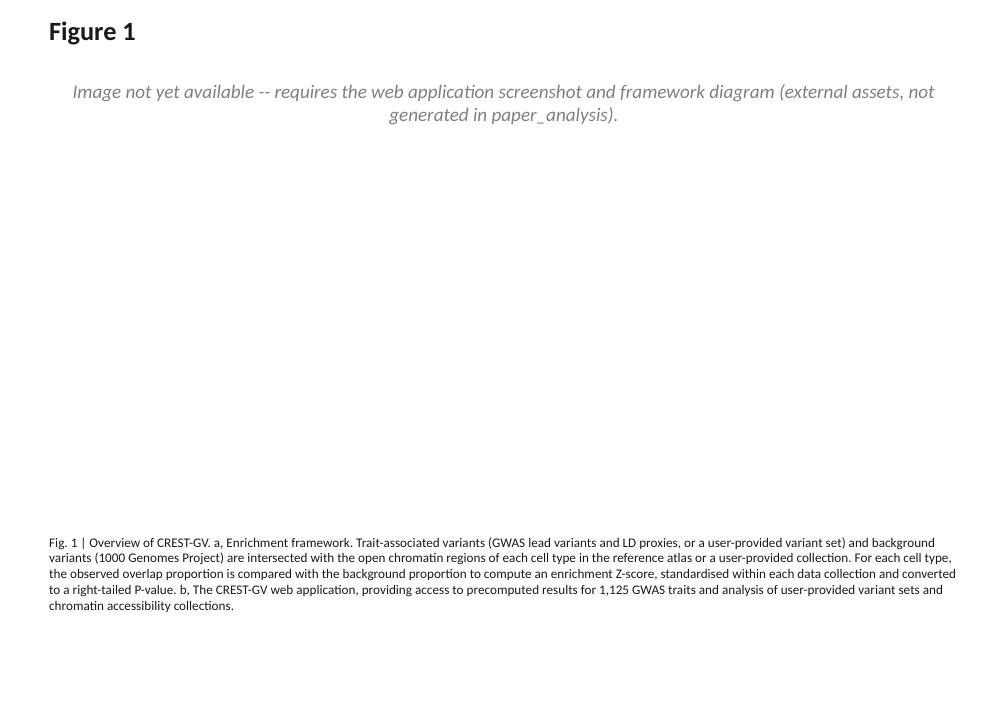
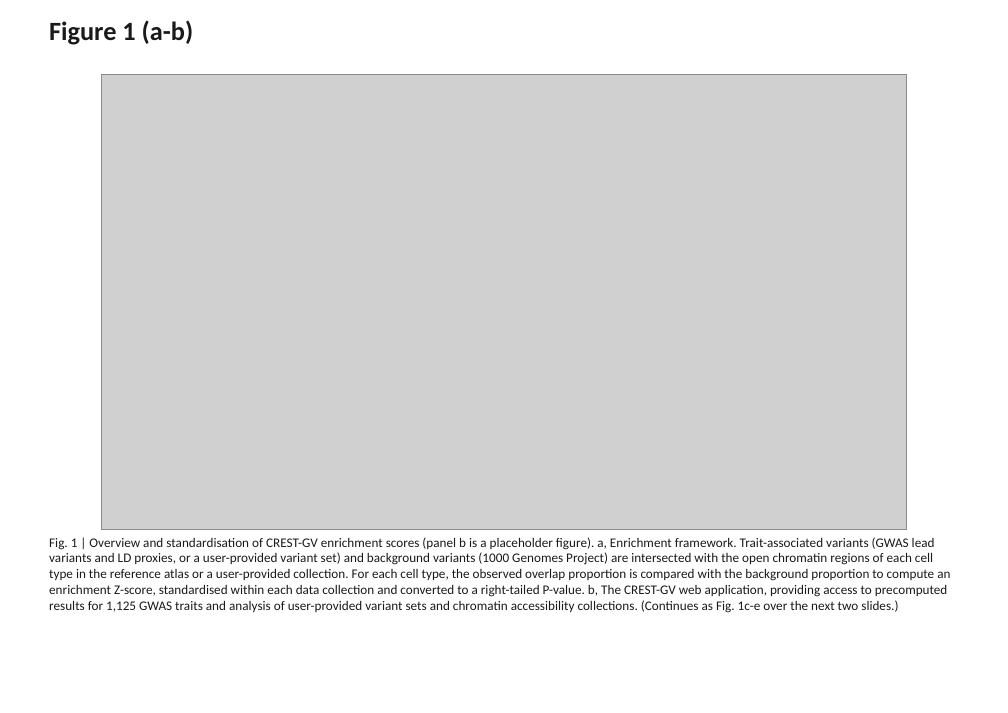
Before and after one commit to Genome-Function-Initiative-Oxford/CREST-GV, a slide deck: slide 1 of paper_analysis/figures/CREST-GV_main_figures.pptx. Drawn at 1008x713 pixels with LibreOffice and Linux fonts; fonts in the diff are those of the drawing; grey boxes stand for pictures. Boxes give left, top, right and bottom in pixels: in the first picture for what was removed or moved away, otherwise in the second. Text is boxed around its words. In the diff, an @@ line names an element or a change of style, - is before the commit and + after.

```diff
--- a/paper_analysis/figures/CREST-GV_main_figures.pptx
+++ b/paper_analysis/figures/CREST-GV_main_figures.pptx
@@ text at (49, 20, 194, 45): text changed @@
-Figure 1
+Figure 1 (a-b)
@@ text removed at (73, 84, 935, 124) @@
-Image not yet available -- requires the web application screenshot and framework diagram (external assets, not generated in paper_analysis).
@@ picture added at (101, 75, 907, 530) @@
@@ text at (49, 537, 950, 613): text changed @@
-Fig. 1 | Overview of CREST-GV. a, Enrichment framework. Trait-associated variants (GWAS lead variants and LD proxies, or a user-provided variant set) and background variants (1000 Genomes Project) are intersected with the open chromatin regions of each cell type in the reference atlas or a user-provided collection. For each cell type, the observed overlap proportion is compared with the background proportion to compute an enrichment Z-score, standardised within each data collection and converted to a right-tailed P-value. b, The CREST-GV web application, providing access to precomputed results for 1,125 GWAS traits and analysis of user-provided variant sets and chromatin accessibility collections.
+Fig. 1 | Overview and standardisation of CREST-GV enrichment scores (panel b is a placeholder figure). a, Enrichment framework. Trait-associated variants (GWAS lead variants and LD proxies, or a user-provided variant set) and background variants (1000 Genomes Project) are intersected with the open chromatin regions of each cell type in the reference atlas or a user-provided collection. For each cell type, the observed overlap proportion is compared with the background proportion to compute an enrichment Z-score, standardised within each data collection and converted to a right-tailed P-value. b, The CREST-GV web application, providing access to precomputed results for 1,125 GWAS traits and analysis of user-provided variant sets and chromatin accessibility collections. (Continues as Fig. 1c-e over the next two slides.)
```
Also in this commit, not shown: 4 other slides changed, 13 other files.
